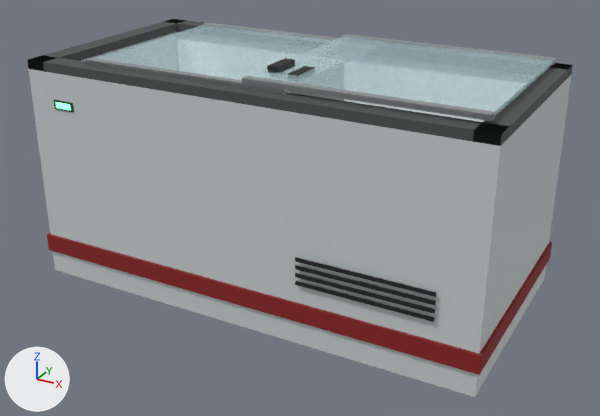
Renders of the glTF model public/models/tu_dong.glb from each side of a commit.
The view is the same before and after, from a camera (50 mm lens) standing at (1.47, -2.65, 1.63) and looking at (0.04, -0.05, 0.33). Lighting does not change. The marker at lower left points along +X, +Y and +Z. The picture after the commit comes second. Vertices at exactly the same position are counted once.

Objects in the first picture: 'tu_dong'.
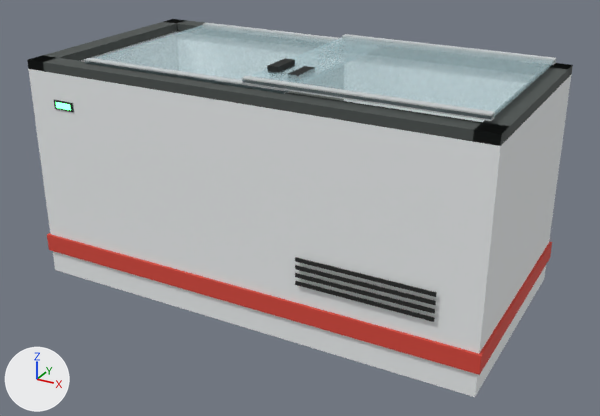
Edits to the bpy script that builds the scene:
```text
Change mat_kinh_mo:
    remove # nodes: BsdfPrincipled, OutputMaterial
    remove # colours: cyan #c4e6ee
    nodes: BsdfPrincipled, Math, Mix, OutputMaterial, VertexColor
    colours: cyan #c4e6ee, mixed with the vertex colours
Add mat_bang_mau:
    mat_bang_mau = bpy.data.materials.new('bang_mau')
    mat_bang_mau.use_nodes = True; mat_bang_mau.node_tree.nodes.clear()
    _N = mat_bang_mau.node_tree.nodes; _L = mat_bang_mau.node_tree.links
    n0 = _N.new('ShaderNodeBsdfPrincipled'); n0.name = 'Principled BSDF'
    n0.inputs[2].default_value = 0.8  # 'Roughness'
    n1 = _N.new('ShaderNodeOutputMaterial'); n1.name = 'Material Output'
    n2 = _N.new('ShaderNodeVertexColor'); n2.name = 'Color Attribute'
    _L.new(n0.outputs[0], n1.inputs[0])  # 'BSDF' to 'Surface'
    _L.new(n2.outputs[0], n0.inputs[0])  # 'Color' to 'Base Color'
Change me_tu_dong:
    where me_tu_dong.from_pydata(...)  # 208 vertices, 334 faces; spans x -0.91..0.91, y -0.46..0.46, z 0.0..0.93
    used by ob_tu_dong; location = (0.0, 0.0, 0.0)
    me_tu_dong part 1
    48 faces are deleted
    28 new faces join them, mat_bang_mau
    20 new faces join them, mat_kinh_mo
    me_tu_dong part 2: 48 faces spanning x -0.9..0.9, y -0.45..0.45, z 0.0..0.85 switch from mat_vo_tu_mat (light grey #c9d1d2) to mat_bang_mau
    me_tu_dong part 3: 60 faces spanning x -0.9..0.9, y -0.45..0.45, z 0.0..0.88 switch from mat_nhua_xam (dark grey #4a504e) to mat_bang_mau
    me_tu_dong part 4: 12 faces spanning x -0.91..0.91, y -0.46..0.46, z 0.09..0.16 switch from mat_do_thuong_hieu (red #8a1d1d) to mat_bang_mau
    me_tu_dong part 5: 84 faces spanning x -0.79..0.75, y -0.46..-0.14, z 0.24..0.93 switch from mat_nhua_den (black #1a1d1c) to mat_bang_mau
    me_tu_dong part 6: 20 faces spanning x -0.67..0.85, y -0.39..0.39, z 0.88..0.92 switch from mat_nhom (light grey #c7cbcc) to mat_bang_mau
    remove me_tu_dong.materials.append(mat_thep_son)  # grey #8d948f
```

What differs and where, as boxes [x1, y1, x2, y2] in the pictures (600 x 416 px; the box of a moved part takes in the faces that stretch with it):
'tu_dong', recoloured, surface changed: [28, 22, 571, 397] in both
part 1 of me_tu_dong, moved or reshaped: before [85, 58, 556, 121]; after [85, 45, 556, 121]
part 2 of me_tu_dong, recoloured: [28, 31, 571, 397] in both
part 3 of me_tu_dong, edited (looks the same): [27, 19, 573, 146] in both
part 4 of me_tu_dong, recoloured: [47, 233, 552, 375] in both
part 5 of me_tu_dong, edited (looks the same): [54, 58, 436, 322] in both
part 6 of me_tu_dong, recoloured: [85, 23, 555, 116] in both
